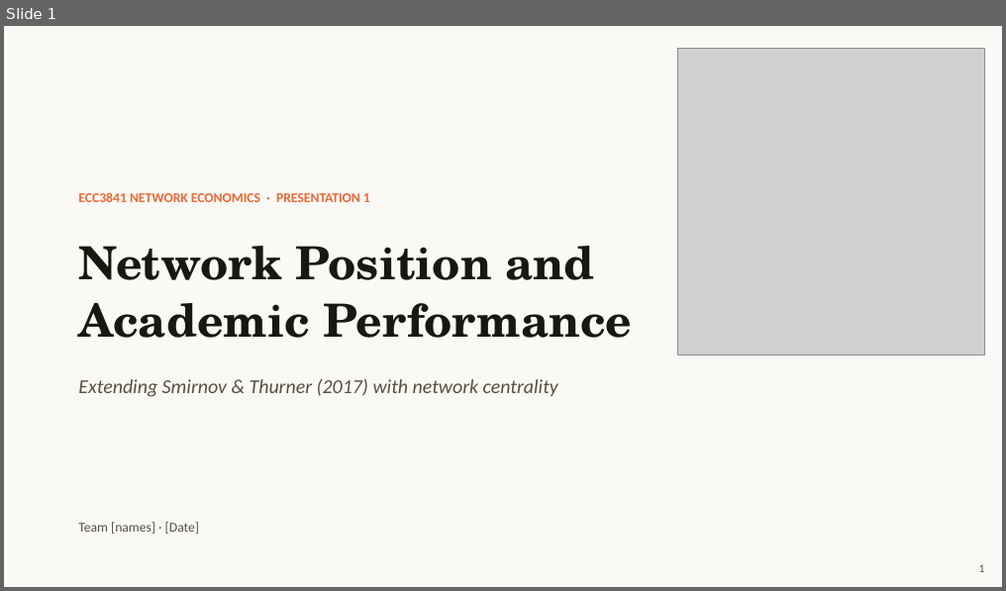
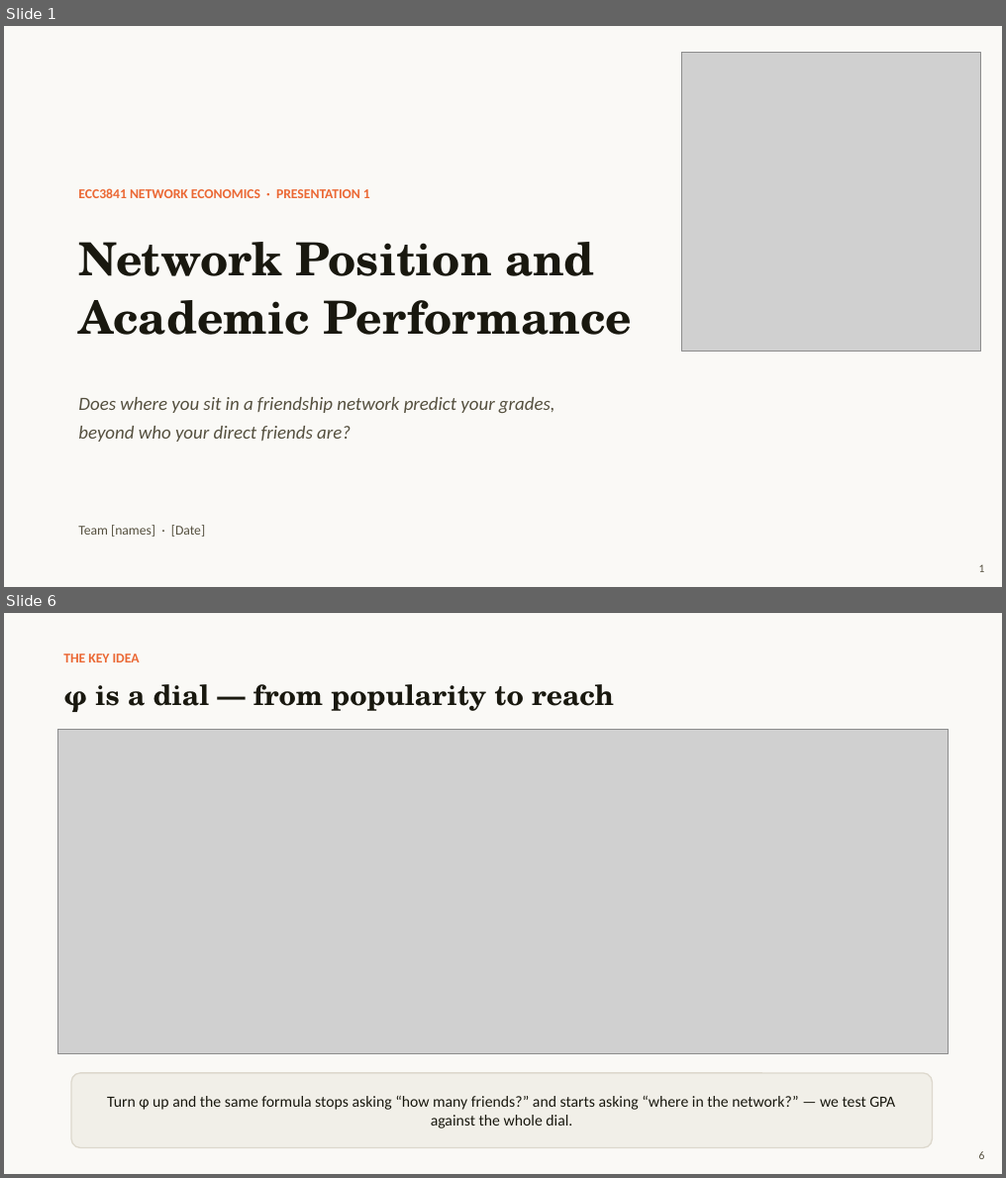
Before and after one commit to TingyingHuang/ECC3841-network-position-and-academic-performance, a slide deck: slides/Presentation1.pptx. Shown one above the other, each under a label of ours: slide 1 before the commit, slides 1 and 6 after it; the slides between them are not shown. The pictures are 1006x591 and 1006x1178 pixels, drawn with LibreOffice and Linux fonts; fonts in the diff are those of the drawing; grey boxes stand for pictures. Boxes give left, top, right and bottom in pixels: in the first picture for what was removed or moved away, otherwise in the second. Text is boxed around its words. In the diff, an @@ line names an element or a change of style, - is before the commit and + after.

```diff
--- a/slides/Presentation1.pptx
+++ b/slides/Presentation1.pptx
@@ slide 6 added at [4, 613, 1002, 1174], background #FFFFFF @@
@@ rectangle added at [4, 613, 1002, 1174], fill #FAF9F6 @@
@@ text added at [63, 654, 140, 663], 13 pt, text #EB6834, bold @@
+THE KEY IDEA
@@ text added at [63, 684, 614, 712], 27 pt, text #19180F, bold @@
+φ is a dial — from popularity to reach
@@ picture added at [57, 729, 948, 1054] @@
@@ rounded rectangle added at [71, 1073, 933, 1149], fill #F1EFE8, outline #DDD8CD 1.25 pt, 15 pt, text #19180F @@
+Turn φ up and the same formula stops asking “how many friends?” and starts asking “where in the network?” — we test GPA against the whole dial.
@@ text added at [979, 1152, 985, 1159], 11 pt, text #55503F @@
+6
@@ slide 1 changed as well @@
@@ picture: place and size @@
-picture at [678, 49, 985, 356]
+picture at [681, 52, 981, 352]
@@ text "ECC3841 NETWORK ECONOMICS · PRESENTATION ...": place and size @@
-text "ECC3841 NETWORK ECONOMICS · PRESENTATION ..." at [78, 192, 370, 202]
+text "ECC3841 NETWORK ECONOMICS · PRESENTATION ..." at [78, 188, 370, 198]
@@ text "Network Position and": place and size @@
-text "Network Position and" at [78, 246, 632, 338]
+text "Network Position and" at [78, 242, 632, 335]
@@ text at [78, 397, 555, 442]: text changed; size 19 to 18 pt @@
-Extending Smirnov & Thurner (2017) with network centrality
+Does where you sit in a friendship network predict your grades,
+beyond who your direct friends are?
@@ text "Team [names] · [Date]" rewrapped from [78, 522, 199, 534] to [78, 525, 205, 537] @@
```
Also in this commit, not shown: 3 other slides changed, 7 other slides added, 5 slides removed, 9 other files.
